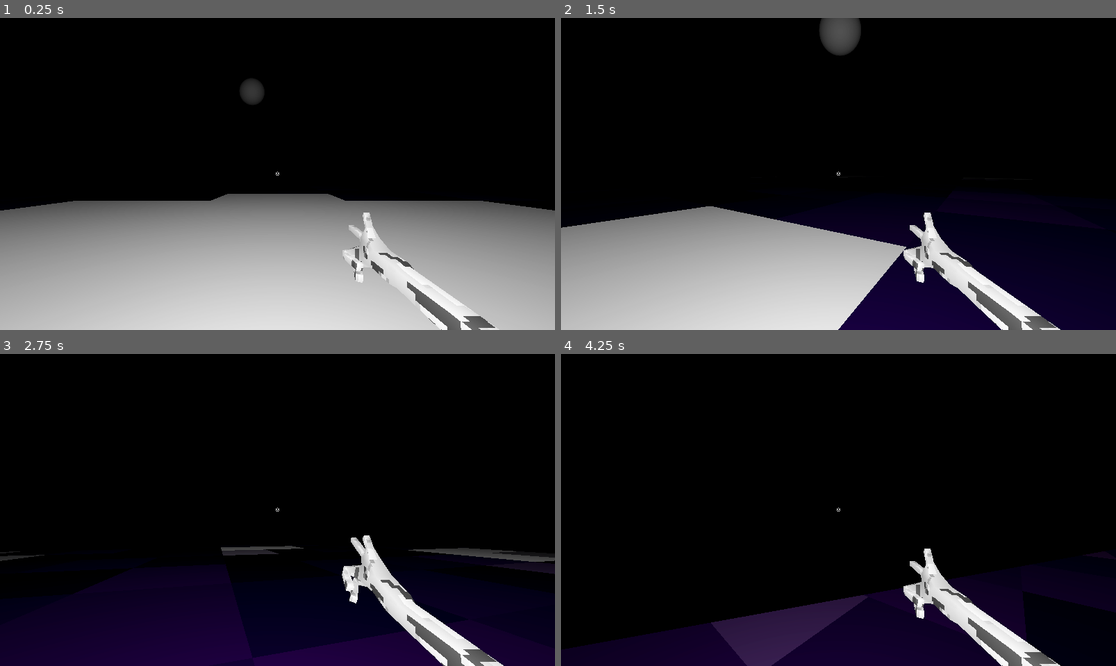
Above: before the commit, frames 1-4 (two rows, left to right).
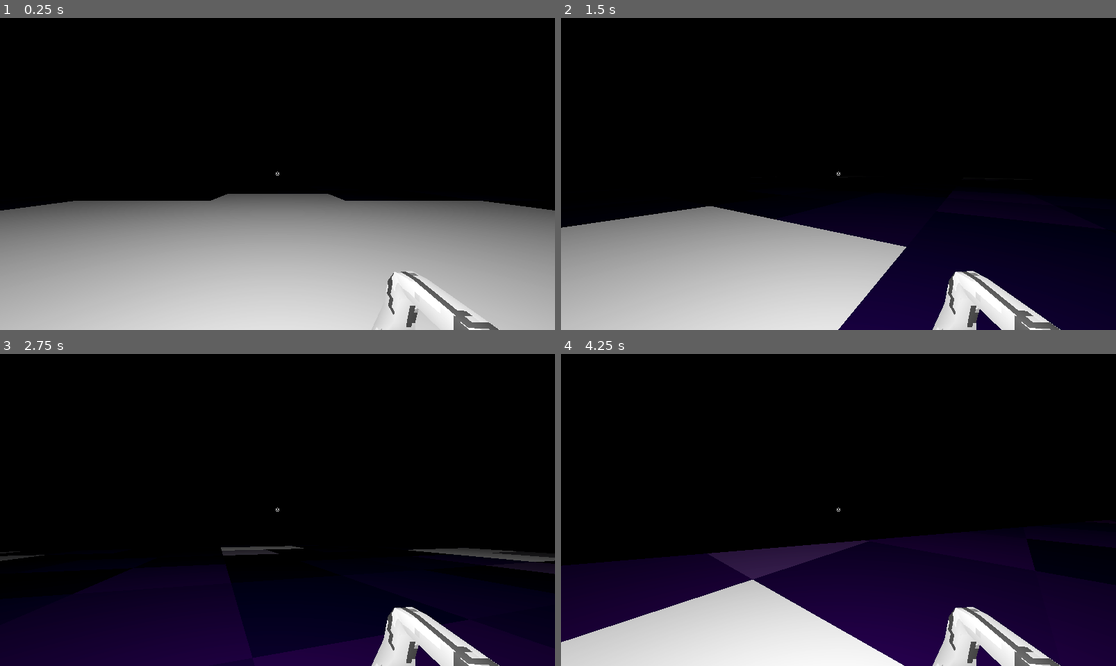
Above: after the commit, the same moments.

Repository: NykolaR/GGJ2026
Game: Godot game, scene res://scenes/debug/debug.tscn
The game is run twice, just before and just after one commit, with the same random seed, the same clock (stepped at 60 frames per second) and the same inputs.
Inputs (mouse positions are in pixels of both pictures, inside the frame that each line leads up to):
- Up to frame 1 (0.25 s): no input
- Up to frame 2 (1.5 s): tap Enter (ui_accept) at 0.5, 0.77, 0.8, 1.07, 1.35 s; move the mouse to (866, 174) at 0.52 s; press the mouse at (866, 174) at 0.53 s; hold W (move_up) from 0.53 s (still down); move the mouse to (810, 174) at 1.27 s; release the mouse at (810, 174) at 1.28 s
- Up to frame 3 (2.75 s): keep holding W (move_up); tap Enter (ui_accept) at 1.52, 1.82, 2.3 s; click (249, 510) at 1.55 s; move the mouse to (288, 503) at 2.02 s; press the mouse at (288, 503) at 2.03 s
- Up to frame 4 (4.25 s): keep holding W (move_up); move the mouse to (832, 516) at 2.77 s; release the mouse at (832, 516) at 2.78 s; click (832, 516) at 2.85 s; tap Enter (ui_accept) at 3.02, 3.32, 3.6, 3.77, 4.07 s; move the mouse to (877, 513) at 3.52 s

The runs differ from the first frame. In frame 1, 2.5% of the frame differs, in the area x 43-90%, y 19-100%; in frame 2, 3.5%; in frame 3, 3.3%; in frame 4, 32%, in the area x 0-100%, y 56-100%.

Commit message:
gun types

Diff:
--- a/ggj-2026/scenes/autoload/helper.gd
+++ b/ggj-2026/scenes/autoload/helper.gd
@@ -1,6 +1,6 @@
 extends Node
 
-enum GUNS {PISTOL, MACHINE, SHOTGUN, HARPOON}
+enum GUNS {NONE, PISTOL, MACHINE, SHOTGUN, HARPOON}
 enum MODIFIERS {NONE}
 
 var mask_bases: Array[PackedScene] = [
--- a/ggj-2026/scenes/enemy/chasing_enemy/chasing_enemy.tscn
+++ b/ggj-2026/scenes/enemy/chasing_enemy/chasing_enemy.tscn
@@ -3,10 +3,6 @@
 [ext_resource type="PackedScene" uid="uid://b8kagop8tvnh" path="res://scenes/enemy/enemy.tscn" id="1_t7t1x"]
 [ext_resource type="Script" uid="uid://bu5j2nxm3u2i6" path="res://scenes/enemy/chasing_enemy/chasing_enemy.gd" id="2_6qxeq"]
 [ext_resource type="PackedScene" uid="uid://1b6wiypokfwr" path="res://scenes/enemy/spawning_mask/bases/mask_base_heart.tscn" id="3_gmljo"]
-
-[sub_resource type="StandardMaterial3D" id="StandardMaterial3D_gmljo"]
-emission_enabled = true
-emission = Color(1, 0, 1, 1)
 
 [node name="ChasingEnemy" unique_id=689310269 instance=ExtResource("1_t7t1x")]
 script = ExtResource("2_6qxeq")
@@ -14,9 +10,5 @@
 steer_speed = 0.08
 health = 2
 
-[node name="MeshInstance3D" parent="." index="1" unique_id=1925874497]
-visible = false
-surface_material_override/0 = SubResource("StandardMaterial3D_gmljo")
-
-[node name="MaskBaseHeart" parent="." index="2" unique_id=1027750743 instance=ExtResource("3_gmljo")]
+[node name="MaskBaseHeart" parent="." index="1" unique_id=1027750743 instance=ExtResource("3_gmljo")]
 transform = Transform3D(0.2, 0, 0, 0, 0.2, 0, 0, 0, 0.2, 0, 0, 0)
--- a/ggj-2026/scenes/enemy/enemy.tscn
+++ b/ggj-2026/scenes/enemy/enemy.tscn
@@ -3,8 +3,7 @@
 [ext_resource type="Script" uid="uid://dhije8l7d3s6u" path="res://scenes/enemy/enemy.gd" id="1_4a83h"]
 
 [sub_resource type="SphereShape3D" id="SphereShape3D_883im"]
-
-[sub_resource type="SphereMesh" id="SphereMesh_4a83h"]
+radius = 1.0
 
 [node name="Enemy" type="Area3D" unique_id=689310269]
 collision_layer = 4
@@ -13,6 +12,3 @@
 
 [node name="CollisionShape3D" type="CollisionShape3D" parent="." unique_id=1436251806]
 shape = SubResource("SphereShape3D_883im")
-
-[node name="MeshInstance3D" type="MeshInstance3D" parent="." unique_id=1925874497]
-mesh = SubResource("SphereMesh_4a83h")
--- a/ggj-2026/scenes/enemy/spawning_mask/spawning_mask.gd
+++ b/ggj-2026/scenes/enemy/spawning_mask/spawning_mask.gd
@@ -5,13 +5,14 @@
 
 @onready var max_health: int = health
 
+
 func _physics_process(_delta: float) -> void:
 	if Helper.player:
 		look_at(Helper.player.global_position)
 
 
 func death() -> void:
-	$MeshInstance3D.hide()
+	$Glow.hide()
 	$CollisionShape3D.disabled = true
 	$Mask.scale = Vector3.ONE * 0.2
 	$Mask.process_mode = Node.PROCESS_MODE_INHERIT
@@ -38,6 +39,7 @@
 
 
 func respawned() -> void:
+	$Glow.show()
 	health = max_health
 	$CollisionShape3D.disabled = false
 	set_physics_process(true)
--- a/ggj-2026/scenes/enemy/spawning_mask/spawning_mask.tscn
+++ b/ggj-2026/scenes/enemy/spawning_mask/spawning_mask.tscn
@@ -31,24 +31,21 @@
 [node name="SpawningMask" unique_id=689310269 instance=ExtResource("1_2mpkn")]
 script = ExtResource("2_1e33p")
 
-[node name="MeshInstance3D" parent="." index="1" unique_id=1925874497]
-visible = false
-
-[node name="Mask" parent="." index="2" unique_id=1479358489 instance=ExtResource("2_rv0x0")]
+[node name="Mask" parent="." index="1" unique_id=1479358489 instance=ExtResource("2_rv0x0")]
 disable_mode = 0
 
-[node name="SpawnTimer" type="Timer" parent="." index="3" unique_id=1023725440]
+[node name="SpawnTimer" type="Timer" parent="." index="2" unique_id=1023725440]
 wait_time = 10.0
 autostart = true
 
-[node name="RespawnTimer" type="Timer" parent="." index="4" unique_id=630186002]
+[node name="RespawnTimer" type="Timer" parent="." index="3" unique_id=630186002]
 wait_time = 30.0
 one_shot = true
 
-[node name="SpawnTransform" type="Node3D" parent="." index="5" unique_id=2056215839]
+[node name="SpawnTransform" type="Node3D" parent="." index="4" unique_id=2056215839]
 transform = Transform3D(1, 0, 0, 0, -4.371139e-08, 1, 0, -1, -4.371139e-08, 0, 0, 0.18825945)
 
-[node name="Glow" type="MeshInstance3D" parent="." index="6" unique_id=482499711]
+[node name="Glow" type="MeshInstance3D" parent="." index="5" unique_id=482499711]
 transform = Transform3D(-1, 0, -8.742278e-08, 0, 1, 0, 8.742278e-08, 0, -1, 0, 0, 0.51771086)
 mesh = SubResource("QuadMesh_rv0x0")
 surface_material_override/0 = SubResource("StandardMaterial3D_6i54l")
--- a/ggj-2026/scenes/mask/mask.gd
+++ b/ggj-2026/scenes/mask/mask.gd
@@ -1,10 +1,14 @@
 extends RigidBody3D
 
+const MaskBase: GDScript = preload("res://scenes/enemy/spawning_mask/bases/mask_base.gd")
+
+var base: MaskBase
 
 signal mask_grabbed
 
 func _ready() -> void:
-	$Base.add_child(Helper.mask_bases.pick_random().instantiate())
+	base = Helper.mask_bases.pick_random().instantiate()
+	$Base.add_child(base)
 	add_cols($Base.get_children())
 
 
--- a/ggj-2026/scenes/player/player.gd
+++ b/ggj-2026/scenes/player/player.gd
@@ -6,15 +6,24 @@
 const SPEED = 5.0
 const JUMP_VELOCITY = 4.5
 
+var baked_gun: Helper.GUNS = Helper.GUNS.NONE
+var baked_gun_level: int = 0
+var gun: Helper.GUNS = Helper.GUNS.NONE: set = set_gun
+
 @export var camera: Node3D
 @onready var animation: AnimationNodeStateMachinePlayback = $AnimationTree.get("parameters/playback") as AnimationNodeStateMachinePlayback
 @onready var pistol_bullet_spawn: Node3D = $"RotY/RotX/hand/Arm-Armature/Skeleton3D/Arm/PistolBulletSpawn" as Node3D
+
+@onready var sgbs: Array[Node3D] = [
+	$"RotY/RotX/hand/Arm-Armature/Skeleton3D/SG1/SG", $"RotY/RotX/hand/Arm-Armature/Skeleton3D/SG2/SG", $"RotY/RotX/hand/Arm-Armature/Skeleton3D/SG3/SG", $"RotY/RotX/hand/Arm-Armature/Skeleton3D/SG4/SG"
+]
 
 
 func _ready() -> void:
 	Input.mouse_mode = Input.MOUSE_MODE_CAPTURED
 	$RotY/RotX/hand.look_at($"RotY/RotX/hand/Arm-Armature/Skeleton3D/Arm/PistolBulletTarget".global_position)
 	Helper.player = $RotY
+	set_gun(Helper.GUNS.NONE)
 
 
 func _physics_process(delta: float) -> void:
@@ -23,8 +32,8 @@
 		velocity += get_gravity() * delta
 
 	# Handle jump.
-	if Input.is_action_just_pressed("ui_accept") and is_on_floor():
-		velocity.y = JUMP_VELOCITY
+	#if Input.is_action_just_pressed("ui_accept") and is_on_floor():
+	#	velocity.y = JUMP_VELOCITY
 
 	# Get the input direction and handle the movement/deceleration.
 	# As good practice, you should replace UI actions with custom gameplay actions.
@@ -39,16 +48,49 @@
 
 	move_and_slide()
 
-	if Input.is_action_just_pressed(&"shoot"):
-		animation.start(&"Pistol-shoot")
-		Input.mouse_mode = Input.MOUSE_MODE_CAPTURED
-	elif Input.is_action_pressed(&"shoot"):
-		animation.travel(&"Pistol-shoot")
+	match gun:
+		Helper.GUNS.PISTOL:
+			if Input.is_action_just_pressed(&"shoot"):
+				animation.start(&"Pistol-shoot")
+				Input.mouse_mode = Input.MOUSE_MODE_CAPTURED
+			elif Input.is_action_pressed(&"shoot"):
+				animation.travel(&"Pistol-shoot")
+		Helper.GUNS.SHOTGUN:
+			if Input.is_action_pressed(&"shoot"):
+				animation.travel(&"Shotgun-shoot")
+		Helper.GUNS.MACHINE:
+			if Input.is_action_pressed(&"shoot"):
+				animation.travel(&"MachineShoot")
 
 
 func _on_animation_tree_animation_started(anim_name: StringName) -> void:
 	match anim_name:
 		&"Pistol-shoot":
 			var b: Bullet = BULLET.instantiate()
+			b.damage = baked_gun_level + 1
 			b.target = $"RotY/RotX/hand/Arm-Armature/Skeleton3D/Arm/PistolBulletTarget".global_position
 			pistol_bullet_spawn.add_child(b)
+		&"Shotgun-shoot":
+			for sg in sgbs:
+				var b: Bullet = BULLET.instantiate()
+				b.damage = baked_gun_level + 1
+				b.target = sg.get_child(0).global_position
+				sg.add_child(b)
+		&"MachineShoot":
+			var b: Bullet = BULLET.instantiate()
+			b.damage = baked_gun_level + 1
+			b.target = $"RotY/RotX/hand/Arm-Armature/Skeleton3D/Arm/PistolBulletTarget".global_position
+			pistol_bullet_spawn.add_child(b)
+
+
+func set_gun(new: Helper.GUNS) -> void:
+	gun = new
+	match gun:
+		Helper.GUNS.NONE:
+			animation.start(&"Rest")
+		Helper.GUNS.PISTOL:
+			animation.start(&"Pistol-idle")
+		Helper.GUNS.MACHINE:
+			animation.start(&"Machine-idle")
+		Helper.GUNS.SHOTGUN:
+			animation.start(&"Shotgun-idle")
--- a/ggj-2026/scenes/player/player.tscn
+++ b/ggj-2026/scenes/player/player.tscn
@@ -24,28 +24,67 @@
 shader_parameter/cull_distance_override = 0.0
 shader_parameter/convert_vertex_colors = false
 
+[sub_resource type="AnimationNodeAnimation" id="AnimationNodeAnimation_0owmy"]
+animation = &"Machine-idle"
+
+[sub_resource type="AnimationNodeAnimation" id="AnimationNodeAnimation_qek5x"]
+animation = &"MachineShoot"
+
 [sub_resource type="AnimationNodeAnimation" id="AnimationNodeAnimation_p47bc"]
 animation = &"Pistol-idle"
 
 [sub_resource type="AnimationNodeAnimation" id="AnimationNodeAnimation_75vfm"]
 animation = &"Pistol-shoot"
 
+[sub_resource type="AnimationNodeAnimation" id="AnimationNodeAnimation_5gtgg"]
+animation = &"Rest"
+
+[sub_resource type="AnimationNodeAnimation" id="AnimationNodeAnimation_h17s1"]
+animation = &"Shotgun-idle"
+
+[sub_resource type="AnimationNodeAnimation" id="AnimationNodeAnimation_je7p5"]
+animation = &"Shotgun-shoot"
+
 [sub_resource type="AnimationNodeStateMachineTransition" id="AnimationNodeStateMachineTransition_0owmy"]
 
 [sub_resource type="AnimationNodeStateMachineTransition" id="AnimationNodeStateMachineTransition_qek5x"]
 switch_mode = 2
 advance_mode = 2
 
-[sub_resource type="AnimationNodeStateMachineTransition" id="AnimationNodeStateMachineTransition_5gtgg"]
+[sub_resource type="AnimationNodeStateMachineTransition" id="AnimationNodeStateMachineTransition_fm80t"]
+advance_mode = 2
+
+[sub_resource type="AnimationNodeStateMachineTransition" id="AnimationNodeStateMachineTransition_gx1jg"]
+
+[sub_resource type="AnimationNodeStateMachineTransition" id="AnimationNodeStateMachineTransition_ugbui"]
+switch_mode = 2
+advance_mode = 2
+
+[sub_resource type="AnimationNodeStateMachineTransition" id="AnimationNodeStateMachineTransition_fcs02"]
+
+[sub_resource type="AnimationNodeStateMachineTransition" id="AnimationNodeStateMachineTransition_myrg7"]
+switch_mode = 2
 advance_mode = 2
 
 [sub_resource type="AnimationNodeStateMachine" id="AnimationNodeStateMachine_h17s1"]
+states/End/position = Vector2(1139, 96)
+states/Machine-idle/node = SubResource("AnimationNodeAnimation_0owmy")
+states/Machine-idle/position = Vector2(783, 98)
+states/MachineShoot/node = SubResource("AnimationNodeAnimation_qek5x")
+states/MachineShoot/position = Vector2(783, 303)
 states/Pistol-idle/node = SubResource("AnimationNodeAnimation_p47bc")
-states/Pistol-idle/position = Vector2(400.88672, 100)
+states/Pistol-idle/position = Vector2(592.8867, 100)
 states/Pistol-shoot/node = SubResource("AnimationNodeAnimation_75vfm")
-states/Pistol-shoot/position = Vector2(400.88672, 213.67188)
+states/Pistol-shoot/position = Vector2(592.8867, 314.67188)
+states/Rest/node = SubResource("AnimationNodeAnimation_5gtgg")
+states/Rest/position = Vector2(435, 95)
+states/Shotgun-idle/node = SubResource("AnimationNodeAnimation_h17s1")
+states/Shotgun-idle/position = Vector2(975, 94)
+states/Shotgun-shoot/node = SubResource("AnimationNodeAnimation_je7p5")
+states/Shotgun-shoot/position = Vector2(975, 303)
 states/Start/position = Vector2(198.33984, 100)
-transitions = ["Pistol-idle", "Pistol-shoot", SubResource("A …(103 unchanged characters)… ateMachineTransition_qek5x"), "Start", "Pistol-idle", SubResource("AnimationNodeStateMachineTransition_5gtgg")]
+transitions = ["Pistol-idle", "Pistol-shoot", SubResource("A …(103 unchanged characters)… ateMachineTransition_qek5x"), "Start", "Rest", SubResource("AnimationNodeStateMachineTransition_fm80t"), "Machine-idle", "MachineShoot", SubResource("AnimationNodeStateMachineTransition_gx1jg"), "MachineShoot", "Machine-idle", SubResource("AnimationNodeStateMachineTransition_ugbui"), "Shotgun-idle", "Shotgun-shoot", SubResource("AnimationNodeStateMachineTransition_fcs02"), "Shotgun-shoot", "Shotgun-idle", SubResource("AnimationNodeStateMachineTransition_myrg7")]
+graph_offset = Vector2(110, 19)
 
 [node name="Player" type="CharacterBody3D" unique_id=1786887011 node_paths=PackedStringArray("camera")]
 collision_layer = 2
@@ -62,20 +101,22 @@
 
 [node name="RotX" type="Node3D" parent="RotY" unique_id=1158049050]
 
-[node name="hand" parent="RotY/RotX" unique_id=2065130696 instance=ExtResource("3_p47bc")]
+[node name="hand" parent="RotY/RotX" unique_id=1616852155 instance=ExtResource("3_p47bc")]
 transform = Transform3D(1, 0, 0, 0, 1, 0, 0, 0, 1, 0.20633817, -0.16909224, -5.9604645e-08)
 
-[node name="Skeleton3D" parent="RotY/RotX/hand/Arm-Armature" parent_id_path=PackedInt32Array(2065130696, 877236892) index="0" unique_id=936366653]
-bones/0/rotation = Quaternion(-0.5, 0.50000006, -0.5, 0.5)
-bones/3/rotation = Quaternion(7.700781e-16, -1.04649094e-16, -0.13465647, 0.99089235)
-bones/4/rotation = Quaternion(0.026809711, -0.017022237, 0.53496635, 0.8442763)
-bones/5/rotation = Quaternion(0.031216707, -0.022076419, -0.16551057, 0.98546666)
-bones/6/rotation = Quaternion(-0.5723358, -0.054645393, -0.072554186, 0.8149734)
-bones/7/rotation = Quaternion(-0.8679884, -0.12654175, 0.06079825, 0.47632664)
-bones/8/rotation = Quaternion(-0.49338496, -0.20599963, -0.3010631, 0.78961784)
-bones/9/rotation = Quaternion(-0.7028759, -0.31664586, 0.2649731, 0.5792151)
-
-[node name="Arm" parent="RotY/RotX/hand/Arm-Armature/Skeleton3D" index="0" unique_id=1924045855]
+[node name="Skeleton3D" parent="RotY/RotX/hand/Arm-Armature" parent_id_path=PackedInt32Array(1616852155, 1720216558) index="0" unique_id=46843866]
+bones/0/rotation = Quaternion(-0.7071068, 0, 0, 0.7071068)
+bones/1/rotation = Quaternion(-0.5646381, -0.024727734, -0.0163793, 0.8248055)
+bones/2/rotation = Quaternion(-0.06566717, 0.002948672, 0.16091341, 0.9847772)
+bones/3/rotation = Quaternion(-0.09831585, -0.00018441211, -0.13172759, 0.9863984)
+bones/4/rotation = Quaternion(-0.06290485, 0.01907482, 0.39913455, 0.9145331)
+bones/5/rotation = Quaternion(-0.09461387, 0.02672562, -0.34560665, 0.9332149)
+bones/6/rotation = Quaternion(-0.06446876, -0.0128314085, -0.079114296, 0.994696)
+bones/7/rotation = Quaternion(-0.0948732, -0.025789909, 0.0858471, 0.9914456)
+bones/8/rotation = Quaternion(-0.057419002, -0.03199888, -0.38058823, 0.9224055)
+bones/9/rotation = Quaternion(-0.080858044, -0.05592866, 0.3604001, 0.92760223)
+
+[node name="Arm" parent="RotY/RotX/hand/Arm-Armature/Skeleton3D" index="0" unique_id=2008527272]
 surface_material_override/0 = SubResource("ShaderMaterial_qek5x")
 
 [node name="PistolBulletSpawn" type="Node3D" parent="RotY/RotX/hand/Arm-Armature/Skeleton3D/Arm" index="0" unique_id=357589825]
@@ -83,6 +124,50 @@
 
 [node name="PistolBulletTarget" type="Node3D" parent="RotY/RotX/hand/Arm-Armature/Skeleton3D/Arm" index="1" unique_id=224117691]
 transform = Transform3D(1, 0, 0, 0, 1, 0, 0, 0, 1, 0, 0, -10)
+
+[node name="SG1" type="BoneAttachment3D" parent="RotY/RotX/hand/Arm-Armature/Skeleton3D" index="1" unique_id=1192832252]
+transform = Transform3D(0.99257755, 0.10799958, -0.05590758, 0.11044618, -0.99296474, 0.04268992, -0.050903782, -0.048547804, -0.99752295, 0.041743558, -0.1359585, -0.3755168)
+bone_name = "Bone.09"
+bone_idx = 9
+
+[node name="SG" type="Node3D" parent="RotY/RotX/hand/Arm-Armature/Skeleton3D/SG1" unique_id=1887898814]
+transform = Transform3D(1, 0, 0, 0, -4.371139e-08, -1, 0, 1, -4.371139e-08, 0, 0, 0)
+
+[node name="SGD" type="Node3D" parent="RotY/RotX/hand/Arm-Armature/Skeleton3D/SG1/SG" unique_id=770754360]
+transform = Transform3D(1.0000001, 5.820766e-09, 0, 6.9849193e-10, 1, 3.7252903e-09, 0, -3.7252903e-09, 1.0000001, 0, 0, -10)
+
+[node name="SG2" type="BoneAttachment3D" parent="RotY/RotX/hand/Arm-Armature/Skeleton3D" index="2" unique_id=491630250]
+transform = Transform3D(0.9970403, 0.05277463, -0.055907607, 0.055196047, -0.9975627, 0.042689905, -0.053518377, -0.045649394, -0.9975229, 0.019323401, -0.1629685, -0.38137773)
+bone_name = "Bone.07"
+bone_idx = 7
+
+[node name="SG" type="Node3D" parent="RotY/RotX/hand/Arm-Armature/Skeleton3D/SG2" unique_id=1300428383]
+transform = Transform3D(1, 0, 0, 0, -4.371139e-08, -1, 0, 1, -4.371139e-08, 0, 0, 0)
+
+[node name="SGD" type="Node3D" parent="RotY/RotX/hand/Arm-Armature/Skeleton3D/SG2/SG" unique_id=451247101]
+transform = Transform3D(1.0000001, 5.820766e-09, 0, 6.9849193e-10, 1, 3.7252903e-09, 0, -3.7252903e-09, 1.0000001, 0, 0, -10)
+
+[node name="SG3" type="BoneAttachment3D" parent="RotY/RotX/hand/Arm-Armature/Skeleton3D" index="3" unique_id=1921056839]
+transform = Transform3D(0.9973434, -0.046696596, -0.055907585, -0.04433915, -0.9981041, 0.04268983, -0.057795044, -0.040097505, -0.99752295, -0.03094057, -0.1432485, -0.37502402)
+bone_name = "Bone.01"
+bone_idx = 5
+
+[node name="SG" type="Node3D" parent="RotY/RotX/hand/Arm-Armature/Skeleton3D/SG3" unique_id=1701679369]
+transform = Transform3D(1, 0, 0, 0, -4.371139e-08, -1, 0, 1, -4.371139e-08, 0, 0, 0)
+
+[node name="SGD" type="Node3D" parent="RotY/RotX/hand/Arm-Armature/Skeleton3D/SG3/SG" unique_id=4086022]
+transform = Transform3D(1.0000001, 5.820766e-09, 0, 6.9849193e-10, 1, 3.7252903e-09, 0, -3.7252903e-09, 1.0000001, 0, 0, -10)
+
+[node name="SG4" type="BoneAttachment3D" parent="RotY/RotX/hand/Arm-Armature/Skeleton3D" index="4" unique_id=452479758]
+transform = Transform3D(0.99840015, 0.008453385, -0.055907562, 0.010849188, -0.9990294, 0.042689845, -0.05549245, -0.043228015, -0.99752295, -0.008167496, -0.15685865, -0.3790381)
+bone_name = "Bone.05"
+bone_idx = 3
+
+[node name="SG" type="Node3D" parent="RotY/RotX/hand/Arm-Armature/Skeleton3D/SG4" unique_id=895808307]
+transform = Transform3D(1, 0, 0, 0, -4.371139e-08, -1, 0, 1, -4.371139e-08, 0, 0, 0)
+
+[node name="SGD" type="Node3D" parent="RotY/RotX/hand/Arm-Armature/Skeleton3D/SG4/SG" unique_id=131656689]
+transform = Transform3D(1.0000001, 5.820766e-09, 0, 6.9849193e-10, 1, 3.7252903e-09, 0, -3.7252903e-09, 1.0000001, 0, 0, -10)
 
 [node name="Camera3D" type="Camera3D" parent="RotY/RotX" unique_id=695863509]
 current = true
Binary file changed: ggj-2026/assets/models/hand.bin
Not shown, changed: ggj-2026/assets/models/hand.gltf
Not shown, added: ggj-2026/assets/models/left-hand.gltf.import
Not shown, changed: blends/hand.blend
